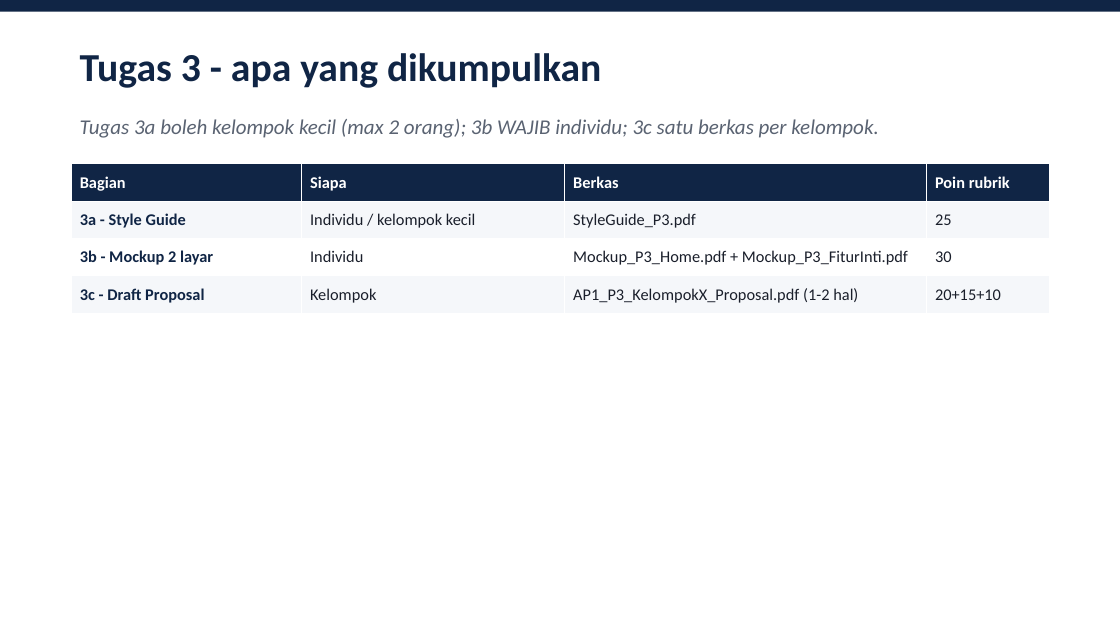
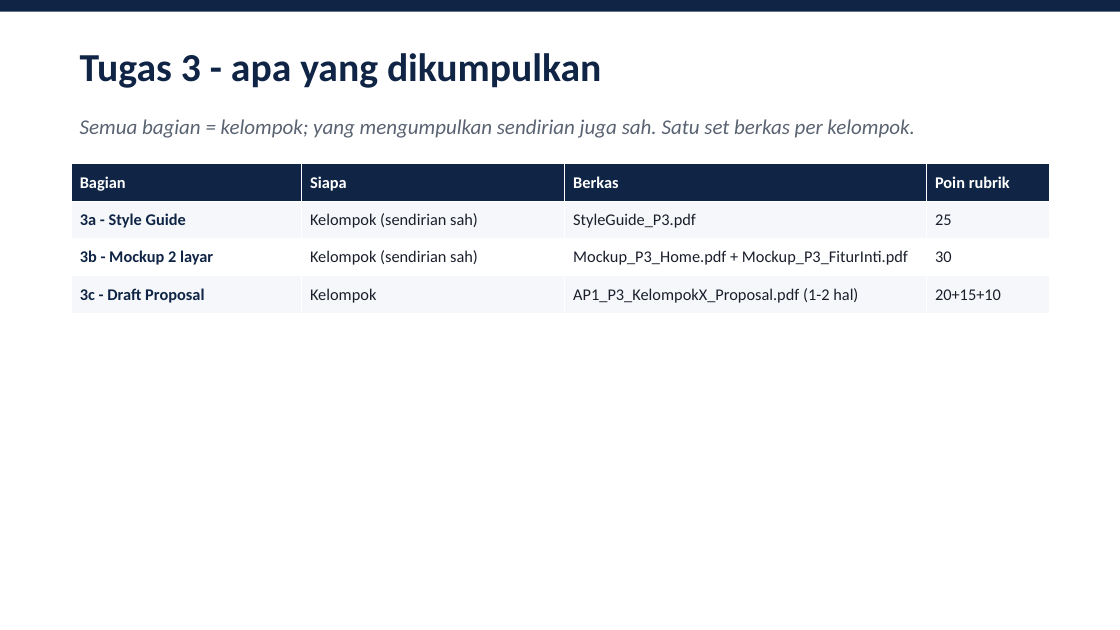
Before and after one commit to neimasilk/ebelajar, a slide deck: slide 24 of ganjil-2026-2027/application-project-1/AP1_A_Pertemuan3_Ganjil2026.pptx (slide 23 before the commit). Drawn at 1120x630 pixels with LibreOffice and Linux fonts; fonts in the diff are those of the drawing. Boxes give left, top, right and bottom in pixels: in the first picture for what was removed or moved away, otherwise in the second. Text is boxed around its words. In the diff, an @@ line names an element or a change of style, - is before the commit and + after.

```diff
--- a/ganjil-2026-2027/application-project-1/AP1_A_Pertemuan3_Ganjil2026.pptx
+++ b/ganjil-2026-2027/application-project-1/AP1_A_Pertemuan3_Ganjil2026.pptx
@@ text at [80, 119, 914, 138]: text changed @@
-Tugas 3a boleh kelompok kecil (max 2 orang); 3b WAJIB individu; 3c satu berkas per kelompok.
+Semua bagian = kelompok; yang mengumpulkan sendirian juga sah. Satu set berkas per kelompok.
@@ table at [71, 164, 1050, 313] @@
-row 2, column 2: Individu / kelompok kecil
+row 2, column 2: Kelompok (sendirian sah)
-row 3, column 2: Individu
+row 3, column 2: Kelompok (sendirian sah)
```
Also in this commit, not shown: 5 other slides changed, 1 slide added, 3 other files.
